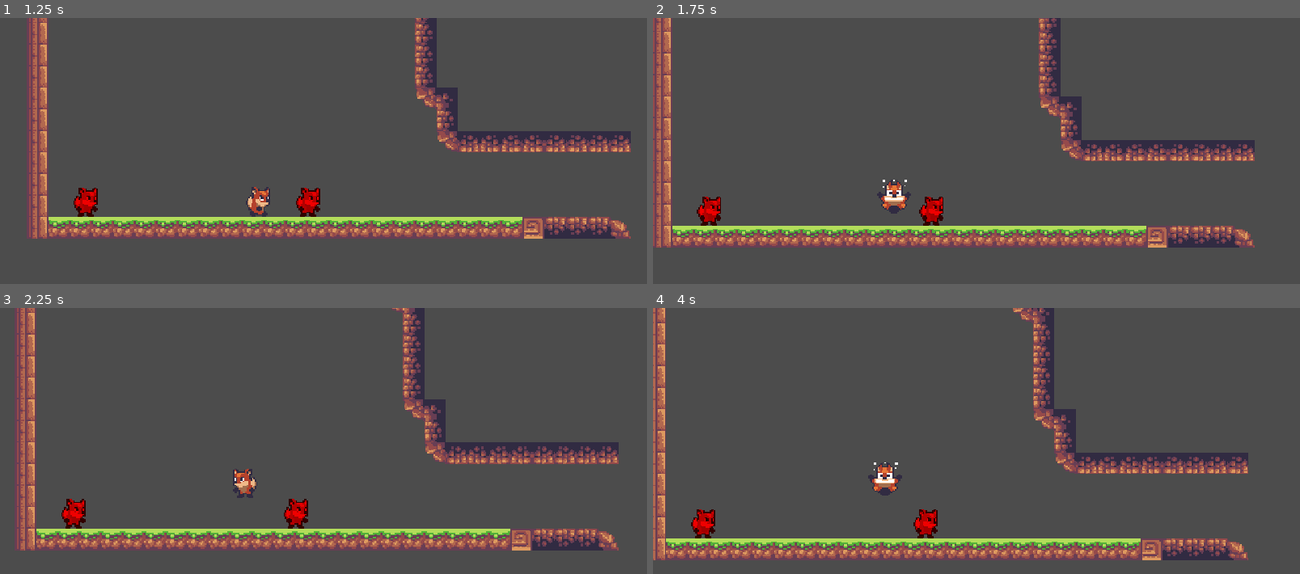
Above: before the commit, frames 1-4 (two rows, left to right).
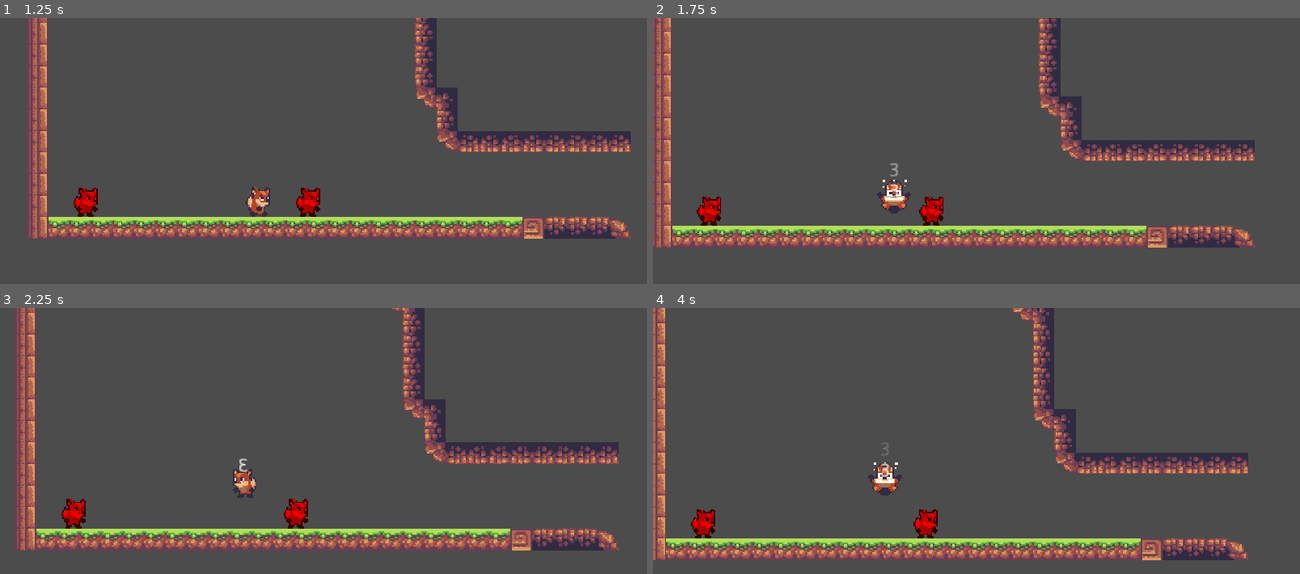
Above: after the commit, the same moments.

Repository: ihorck/godot-player-states
Game: Godot game, scene res://level/Level_teste.tscn
The game is run twice, just before and just after one commit, with the same random seed, the same clock (stepped at 60 frames per second) and the same inputs.
Inputs (mouse positions are in pixels of both pictures, inside the frame that each line leads up to):
- Up to frame 1 (1.25 s): tap Enter (ui_accept) at 0.5, 0.77 s; move the mouse to (465, 182) at 0.52 s; hold Right (ui_right) from 0.53 s (still down)
- Up to frame 2 (1.75 s): keep holding Right (ui_right); move the mouse to (847, 217) at 1.27 s; tap Enter (ui_accept) at 1.52 s
- Up to frame 3 (2.25 s): move the mouse to (388, 409) at 2.02 s; release Right (ui_right) at 2.03 s; hold Left (ui_left) from 2.03 s (still down)
- Up to frame 4 (4 s): move the mouse to (944, 563) at 2.77 s; release Left (ui_left) at 2.78 s; hold Right (ui_right) from 2.78 s (still down); tap Enter (ui_accept) at 3.02, 3.77 s; move the mouse to (1170, 544) at 3.52 s

Frame 1 is identical in both runs. In frame 2, less than 0.1% of the frame differs, in the area x 36-38%, y 54-68%; in frame 3, less than 0.1%; in frame 4, less than 0.1%.

Commit message:
Added damage number as child

Diff:
--- a/level/Level_teste.tscn
+++ b/level/Level_teste.tscn
@@ -19,5 +19,5 @@
 [node name="Enemy" parent="." instance=ExtResource( 3 )]
 position = Vector2( 114, 0 )
 
-[node name="Enemy" parent="Enemy" instance=ExtResource( 3 )]
-position = Vector2( -165, 0 )
+[node name="Enemy2" parent="." instance=ExtResource( 3 )]
+position = Vector2( -51, 0 )
--- /dev/null
+++ b/scenes/enemy/DamageNumber.gd
@@ -0,0 +1,16 @@
+extends Position2D
+
+func _ready():
+	$AnimationPlayer.play("Damage")
+
+func setNumber(number : int) -> void:
+	$Label.text = str(number)
+
+func _on_AnimationPlayer_animation_finished(anim_name) -> void:
+	if anim_name == "Damage":
+		queue_free()
+
+func setDirection(direction : int):
+	if direction == -1:
+		var scale = Vector2(-1,1)
+		apply_scale(scale)
--- /dev/null
+++ b/scenes/enemy/DamageNumber.tscn
@@ -0,0 +1,53 @@
+[gd_scene load_steps=3 format=2]
+
+[ext_resource path="res://scenes/enemy/DamageNumber.gd" type="Script" id=1]
+
+[sub_resource type="Animation" id=1]
+resource_name = "Damage"
+length = 0.5
+tracks/0/type = "value"
+tracks/0/path = NodePath(".:position")
+tracks/0/interp = 2
+tracks/0/loop_wrap = true
+tracks/0/imported = false
+tracks/0/enabled = true
+tracks/0/keys = {
+"times": PoolRealArray( 0, 0.5 ),
+"transitions": PoolRealArray( 1, 1 ),
+"update": 0,
+"values": [ Vector2( 0, 0 ), Vector2( 0, -20 ) ]
+}
+tracks/1/type = "value"
+tracks/1/path = NodePath("Label:modulate")
+tracks/1/interp = 1
+tracks/1/loop_wrap = true
+tracks/1/imported = false
+tracks/1/enabled = true
+tracks/1/keys = {
+"times": PoolRealArray( 0, 0.3, 0.5 ),
+"transitions": PoolRealArray( 1, 1, 1 ),
+"update": 0,
+"values": [ Color( 1, 1, 1, 1 ), Color( 1, 1, 1, 1 ), Color( 1, 1, 1, 0 ) ]
+}
+
+[node name="DamagePosition" type="Position2D"]
+z_index = 100
+script = ExtResource( 1 )
+
+[node name="Label" type="Label" parent="."]
+anchor_left = 0.5
+anchor_top = 0.5
+anchor_right = 0.5
+anchor_bottom = 0.5
+margin_left = -20.0
+margin_top = -7.0
+margin_right = 20.0
+margin_bottom = 7.0
+text = "99"
+align = 1
+valign = 1
+
+[node name="AnimationPlayer" type="AnimationPlayer" parent="."]
+anims/Damage = SubResource( 1 )
+
+[connection signal="animation_finished" from="AnimationPlayer" to="." method="_on_AnimationPlayer_animation_finished"]
--- a/scenes/player/Player.gd
+++ b/scenes/player/Player.gd
@@ -9,6 +9,7 @@
 var maxExtraJumps := 1
 var colddownTimer := 0
 var knockbackTimer := 0
+var damageNumberPopup = preload("res://scenes/enemy/DamageNumber.tscn")
 
 #bools
 var jumping := false
@@ -124,6 +125,11 @@
 
 func doDamagePlayer(attackDamage : int = 1, attackForce : int = 10):
 	print(attackDamage)
+	var dmgPopUp = damageNumberPopup.instance()
+	self.add_child(dmgPopUp)
+	dmgPopUp.setNumber(attackDamage)
+	dmgPopUp.setDirection(direction)
+
 	knockbackTimer = attackForce
 	state = STATE.KNOCKBACK
 
--- a/scenes/player/Player.tscn
+++ b/scenes/player/Player.tscn
@@ -279,9 +279,11 @@
 script = ExtResource( 7 )
 
 [node name="HeroCenterPos" type="Position2D" parent="."]
+editor/display_folded = true
 position = Vector2( 0, 5.00521 )
 
 [node name="CameraPos" type="Position2D" parent="HeroCenterPos"]
+editor/display_folded = true
 position = Vector2( 65, 0 )
 
 [node name="Camera2D" type="Camera2D" parent="HeroCenterPos/CameraPos"]
